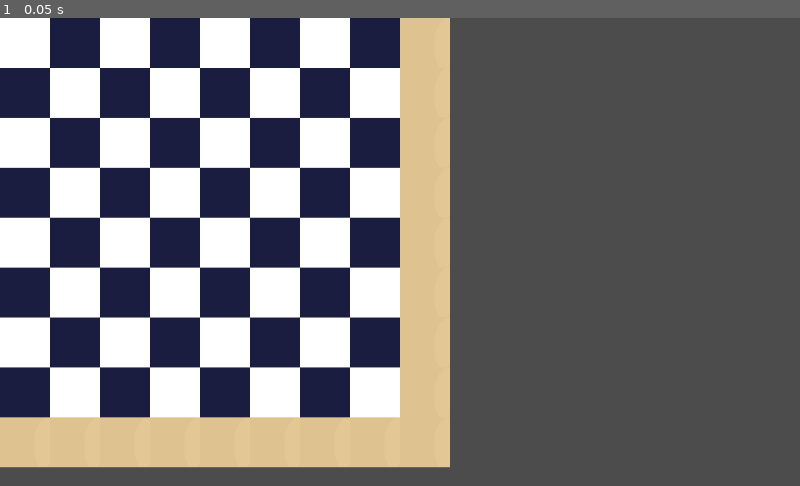
Above: before the commit, frame 1.
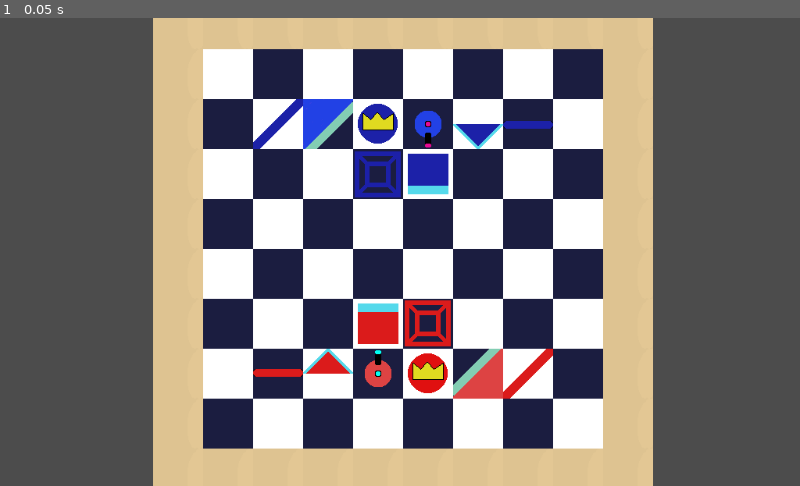
Above: after the commit, the same moment.

Repository: AVespaIsNotAMotorcycle/winter-2020-codefest-submissions-team-cool
Game: Godot game, scene res://chessboard.tscn
Same seed, same stepped clock (60 frames per second), same inputs: the game is played once before the commit and once after it.
Inputs:
- Up to frame 1 (0.05 s): no input

The runs differ from the first frame. In frame 1, 72% of the frame differs, in the area x 0-82%, y 0-100%.

Commit message:
finished sprites for all pieces

Diff:
--- a/laser chess/chessboard.tscn
+++ b/laser chess/chessboard.tscn
@@ -1,9 +1,25 @@
-[gd_scene load_steps=7 format=2]
+[gd_scene load_steps=24 format=2]
 
 [ext_resource path="res://whitesquare.png" type="Texture" id=1]
 [ext_resource path="res://darksquare.png" type="Texture" id=2]
 [ext_resource path="res://lightsquare.png" type="Texture" id=3]
-[ext_resource path="res://board.gd" type="Script" id=4]
+[ext_resource path="res://redpieces/trimirror.png" type="Texture" id=4]
+[ext_resource path="res://bluepieces/alttrimirror.png" type="Texture" id=5]
+[ext_resource path="res://redpieces/hypercube.png" type="Texture" id=6]
+[ext_resource path="res://redpieces/block.png" type="Texture" id=7]
+[ext_resource path="res://bluepieces/altstraightmirror.png" type="Texture" id=8]
+[ext_resource path="res://bluepieces/altsplitter.png" type="Texture" id=9]
+[ext_resource path="res://bluepieces/althypercube.png" type="Texture" id=10]
+[ext_resource path="res://bluepieces/altblock.png" type="Texture" id=11]
+[ext_resource path="res://redpieces/cannon.png" type="Texture" id=12]
+[ext_resource path="res://bluepieces/altcannon.png" type="Texture" id=13]
+[ext_resource path="res://redpieces/king.png" type="Texture" id=14]
+[ext_resource path="res://bluepieces/altking.png" type="Texture" id=15]
+[ext_resource path="res://redpieces/diagmirror.png" type="Texture" id=16]
+[ext_resource path="res://bluepieces/altdiagmirror.png" type="Texture" id=17]
+[ext_resource path="res://redpieces/straightmirror.png" type="Texture" id=18]
+[ext_resource path="res://redpieces/splitter.png" type="Texture" id=19]
+[ext_resource path="res://boardPieces.gd" type="Script" id=20]
 
 [sub_resource type="ConvexPolygonShape2D" id=1]
 points = PoolVector2Array( 0, 0, 64, 0, 64, 64, 0, 64 )
@@ -46,17 +62,178 @@
 } ]
 2/z_index = 0
 
+[sub_resource type="TileSet" id=3]
+0/name = "mirrorfourtyfive.png 0"
+0/texture = ExtResource( 4 )
+0/tex_offset = Vector2( 0, 0 )
+0/modulate = Color( 1, 1, 1, 1 )
+0/region = Rect2( 0, 0, 64, 64 )
+0/tile_mode = 0
+0/occluder_offset = Vector2( 0, 0 )
+0/navigation_offset = Vector2( 0, 0 )
+0/shapes = [  ]
+0/z_index = 0
+1/name = "altmirrorfourtyfive.png 1"
+1/texture = ExtResource( 5 )
+1/tex_offset = Vector2( 0, 0 )
+1/modulate = Color( 1, 1, 1, 1 )
+1/region = Rect2( 0, 0, 64, 64 )
+1/tile_mode = 0
+1/occluder_offset = Vector2( 0, 0 )
+1/navigation_offset = Vector2( 0, 0 )
+1/shapes = [  ]
+1/z_index = 0
+2/name = "cannon.png 2"
+2/texture = ExtResource( 12 )
+2/tex_offset = Vector2( 0, 0 )
+2/modulate = Color( 1, 1, 1, 1 )
+2/region = Rect2( 0, 0, 64, 64 )
+2/tile_mode = 0
+2/occluder_offset = Vector2( 0, 0 )
+2/navigation_offset = Vector2( 0, 0 )
+2/shapes = [  ]
+2/z_index = 0
+3/name = "altcannon.png 3"
+3/texture = ExtResource( 13 )
+3/tex_offset = Vector2( 0, 0 )
+3/modulate = Color( 1, 1, 1, 1 )
+3/region = Rect2( 0, 0, 64, 64 )
+3/tile_mode = 0
+3/occluder_offset = Vector2( 0, 0 )
+3/navigation_offset = Vector2( 0, 0 )
+3/shapes = [  ]
+3/z_index = 0
+4/name = "king.png 4"
+4/texture = ExtResource( 14 )
+4/tex_offset = Vector2( 0, 0 )
+4/modulate = Color( 1, 1, 1, 1 )
+4/region = Rect2( 0, 0, 64, 64 )
+4/tile_mode = 0
+4/occluder_offset = Vector2( 0, 0 )
+4/navigation_offset = Vector2( 0, 0 )
+4/shapes = [  ]
+4/z_index = 0
+5/name = "altking.png 5"
+5/texture = ExtResource( 15 )
+5/tex_offset = Vector2( 0, 0 )
+5/modulate = Color( 1, 1, 1, 1 )
+5/region = Rect2( 0, 0, 64, 64 )
+5/tile_mode = 0
+5/occluder_offset = Vector2( 0, 0 )
+5/navigation_offset = Vector2( 0, 0 )
+5/shapes = [  ]
+5/z_index = 0
+6/name = "diagmirror.png 6"
+6/texture = ExtResource( 16 )
+6/tex_offset = Vector2( 0, 0 )
+6/modulate = Color( 1, 1, 1, 1 )
+6/region = Rect2( 0, 0, 64, 64 )
+6/tile_mode = 0
+6/occluder_offset = Vector2( 0, 0 )
+6/navigation_offset = Vector2( 0, 0 )
+6/shapes = [  ]
+6/z_index = 0
+7/name = "altdiagmirror.png 7"
+7/texture = ExtResource( 17 )
+7/tex_offset = Vector2( 0, 0 )
+7/modulate = Color( 1, 1, 1, 1 )
+7/region = Rect2( 0, 0, 64, 64 )
+7/tile_mode = 0
+7/occluder_offset = Vector2( 0, 0 )
+7/navigation_offset = Vector2( 0, 0 )
+7/shapes = [  ]
+7/z_index = 0
+8/name = "straightmirror.png 8"
+8/texture = ExtResource( 18 )
+8/tex_offset = Vector2( 0, 0 )
+8/modulate = Color( 1, 1, 1, 1 )
+8/region = Rect2( 0, 0, 64, 64 )
+8/tile_mode = 0
+8/occluder_offset = Vector2( 0, 0 )
+8/navigation_offset = Vector2( 0, 0 )
+8/shapes = [  ]
+8/z_index = 0
+9/name = "splitter.png 9"
+9/texture = ExtResource( 19 )
+9/tex_offset = Vector2( 0, 0 )
+9/modulate = Color( 1, 1, 1, 1 )
+9/region = Rect2( 0, 0, 64, 64 )
+9/tile_mode = 0
+9/occluder_offset = Vector2( 0, 0 )
+9/navigation_offset = Vector2( 0, 0 )
+9/shapes = [  ]
+9/z_index = 0
+10/name = "hypercube.png 10"
+10/texture = ExtResource( 6 )
+10/tex_offset = Vector2( 0, 0 )
+10/modulate = Color( 1, 1, 1, 1 )
+10/region = Rect2( 0, 0, 64, 64 )
+10/tile_mode = 0
+10/occluder_offset = Vector2( 0, 0 )
+10/navigation_offset = Vector2( 0, 0 )
+10/shapes = [  ]
+10/z_index = 0
+11/name = "block.png 11"
+11/texture = ExtResource( 7 )
+11/tex_offset = Vector2( 0, 0 )
+11/modulate = Color( 1, 1, 1, 1 )
+11/region = Rect2( 0, 0, 64, 64 )
+11/tile_mode = 0
+11/occluder_offset = Vector2( 0, 0 )
+11/navigation_offset = Vector2( 0, 0 )
+11/shapes = [  ]
+11/z_index = 0
+12/name = "altstraightmirror.png 12"
+12/texture = ExtResource( 8 )
+12/tex_offset = Vector2( 0, 0 )
+12/modulate = Color( 1, 1, 1, 1 )
+12/region = Rect2( 0, 0, 64, 64 )
+12/tile_mode = 0
+12/occluder_offset = Vector2( 0, 0 )
+12/navigation_offset = Vector2( 0, 0 )
+12/shapes = [  ]
+12/z_index = 0
+13/name = "altsplitter.png 13"
+13/texture = ExtResource( 9 )
+13/tex_offset = Vector2( 0, 0 )
+13/modulate = Color( 1, 1, 1, 1 )
+13/region = Rect2( 0, 0, 64, 64 )
+13/tile_mode = 0
+13/occluder_offset = Vector2( 0, 0 )
+13/navigation_offset = Vector2( 0, 0 )
+13/shapes = [  ]
+13/z_index = 0
+14/name = "althypercube.png 14"
+14/texture = ExtResource( 10 )
+14/tex_offset = Vector2( 0, 0 )
+14/modulate = Color( 1, 1, 1, 1 )
+14/region = Rect2( 0, 0, 64, 64 )
+14/tile_mode = 0
+14/occluder_offset = Vector2( 0, 0 )
+14/navigation_offset = Vector2( 0, 0 )
+14/shapes = [  ]
+14/z_index = 0
+15/name = "altblock.png 15"
+15/texture = ExtResource( 11 )
+15/tex_offset = Vector2( 0, 0 )
+15/modulate = Color( 1, 1, 1, 1 )
+15/region = Rect2( 0, 0, 64, 64 )
+15/tile_mode = 0
+15/occluder_offset = Vector2( 0, 0 )
+15/navigation_offset = Vector2( 0, 0 )
+15/shapes = [  ]
+15/z_index = 0
+
 [node name="Node2D" type="Node2D"]
+position = Vector2( 260, 40 )
 
 [node name="boardSquares" type="TileMap" parent="."]
 tile_set = SubResource( 2 )
 format = 1
 tile_data = PoolIntArray( -1, 2, 0, -65536, 2, 0, -65535, 2, 0, -65534, 2, 0, -65533, 2, 0, -65532, 2, 0, -65531, 2, 0, …(1248 unchanged characters)…
-script = ExtResource( 4 )
-__meta__ = {
-"_edit_lock_": true
-}
 
 [node name="boardPieces" type="TileMap" parent="."]
-
-[node name="RigidBody2D" type="RigidBody2D" parent="."]
+tile_set = SubResource( 3 )
+format = 1
+tile_data = PoolIntArray( 65537, 1610612743, 0, 65538, 1610612737, 0, 65539, 5, 0, 65540, 1610612739, 0, 65541, 1073741837, 0, 65542, 1610612748, 0, 131075, 1073741838, 0, 131076, 1610612751, 0, 327683, 11, 0, 327684, 10, 0, 393217, 8, 0, 393218, 9, 0, 393219, 2, 0, 393220, 4, 0, 393221, 0, 0, 393222, 6, 0 )
+script = ExtResource( 20 )
Binary file removed: laser chess/altmirrorfourtyfive.png
Binary file added: laser chess/bluepieces/altblock.png
Not shown, added: laser chess/bluepieces/altblock.png.import
Binary file added: laser chess/bluepieces/altcannon.png
Not shown, added: laser chess/bluepieces/altcannon.png.import
Binary file added: laser chess/bluepieces/altdiagmirror.png
Not shown, added: laser chess/bluepieces/altdiagmirror.png.import
Binary file added: laser chess/bluepieces/althypercube.png
Not shown, added: laser chess/bluepieces/althypercube.png.import
Binary file added: laser chess/bluepieces/altking.png
Not shown, added: laser chess/bluepieces/altking.png.import
Binary file added: laser chess/bluepieces/altsplitter.png
(and 23 more such lines)
